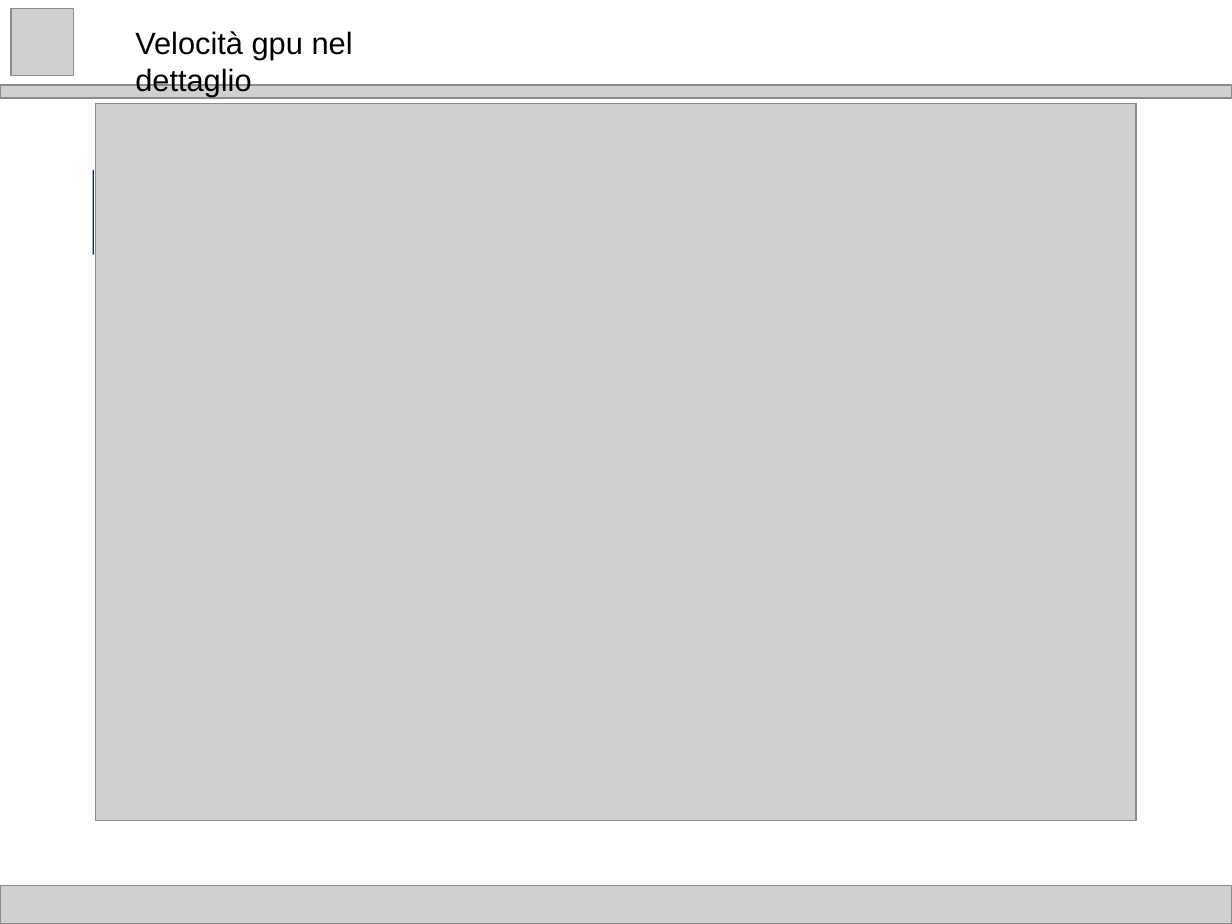
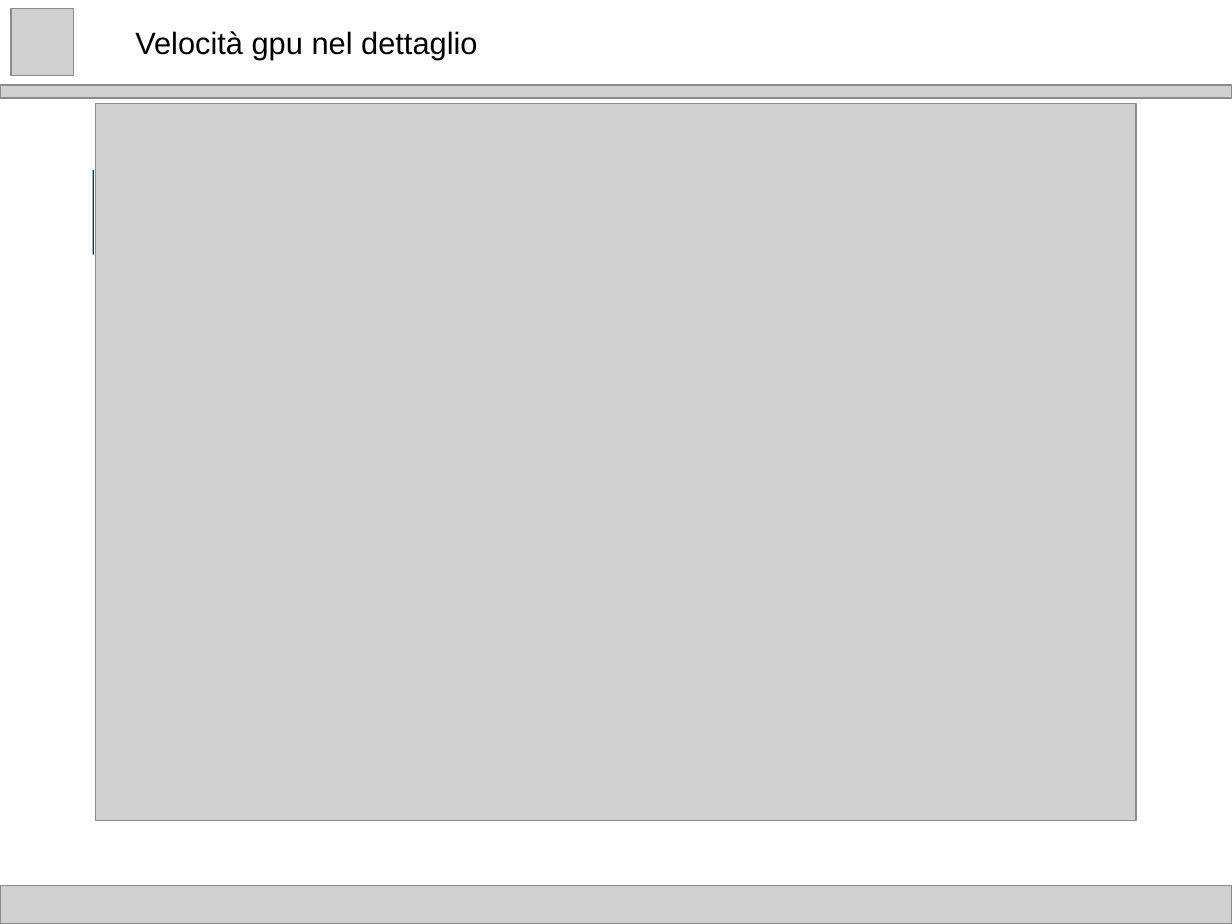
Before and after one commit to drblallo/PermutationTest, a slide deck: slide 8 of latex/Template PoliMI.odp (slide 12 before the commit). Drawn at 1232x924 pixels with LibreOffice and Linux fonts; fonts in the diff are those of the drawing; grey boxes stand for pictures. Boxes give left, top, right and bottom in pixels: in the first picture for what was removed or moved away, otherwise in the second. Text is boxed around its words. In the diff, an @@ line names an element or a change of style, - is before the commit and + after.

```diff
--- a/latex/Template PoliMI.odp
+++ b/latex/Template PoliMI.odp
@@ text "Velocità gpu nel dettaglio" rewrapped from (135, 31, 353, 97) to (135, 31, 477, 60) @@
```
Also in this commit, not shown: 5 other slides changed, 1 slide added, 5 slides removed, 24 other files.
